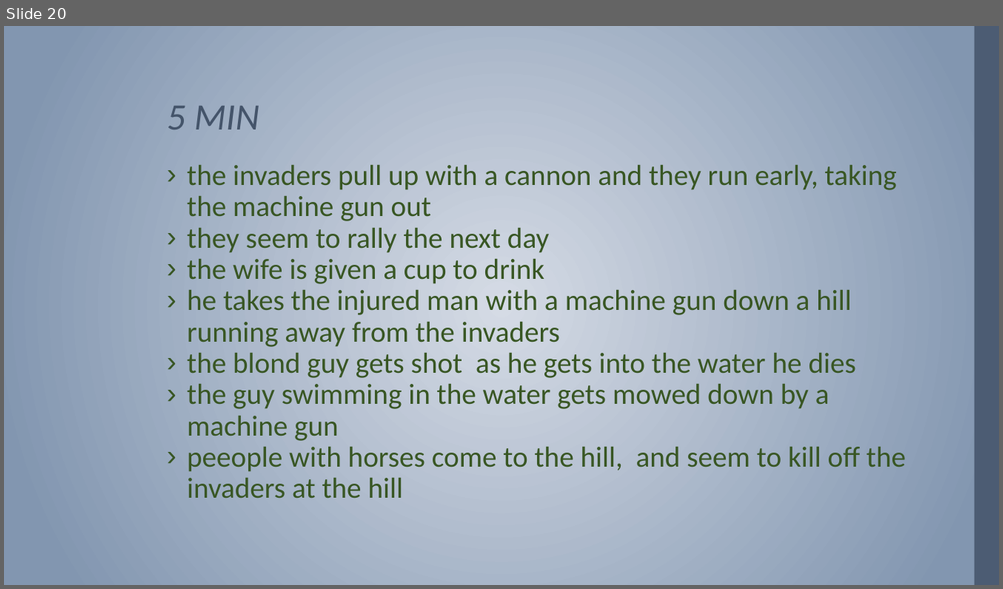
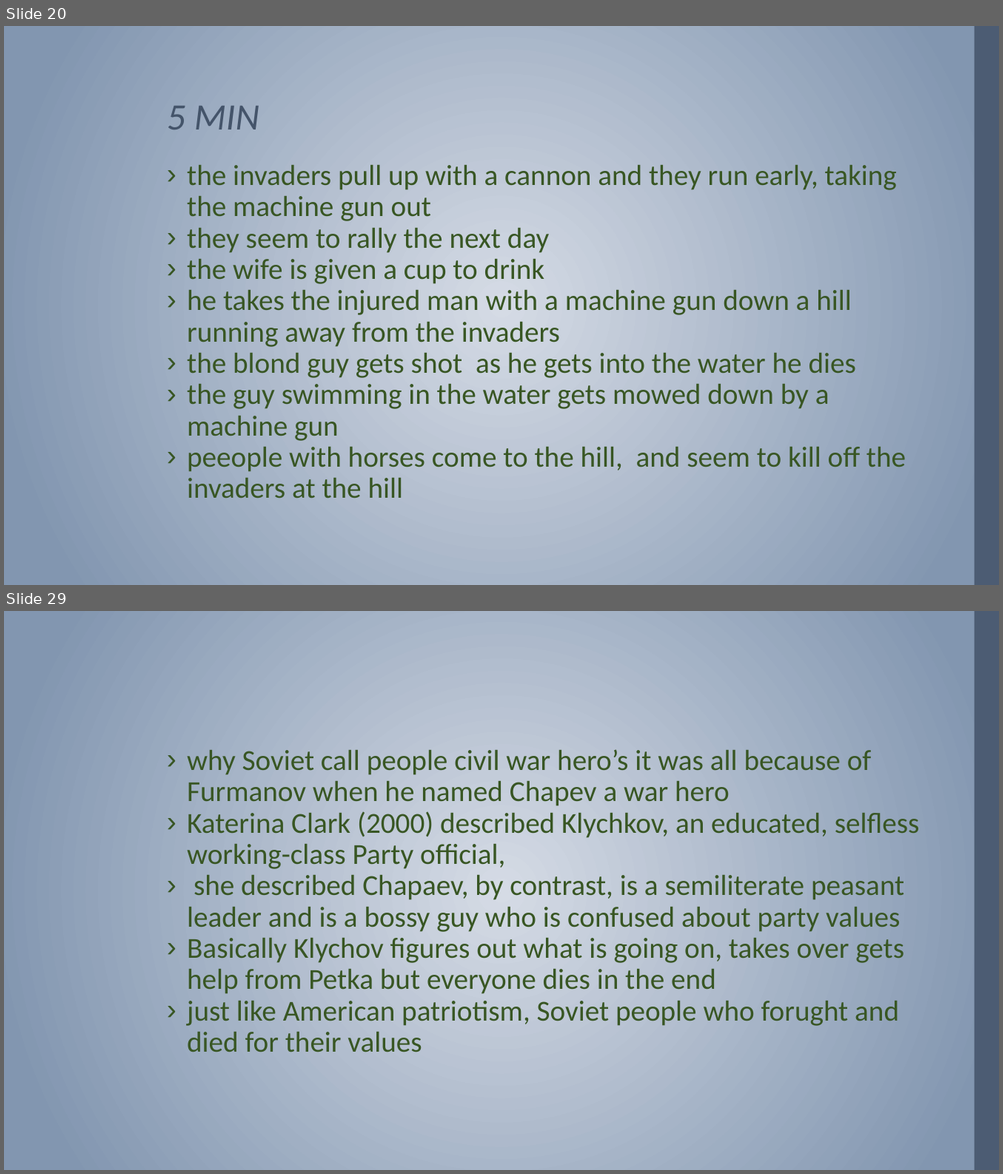
Before and after one commit to MichaelOdumosu57/Spring_2017, a slide deck: Spring 2017 Semester/Music or Arts/ARUS HW/14 ARUS HW/ARUS 280 HW #14.pptx. Shown one above the other, each under a label of ours: slide 20 before the commit, slides 20 and 29 after it; the slides between them are not shown. The pictures are 1003x589 and 1003x1174 pixels, drawn with LibreOffice and Linux fonts; fonts in the diff are those of the drawing; background and template pictures are left out. Boxes give left, top, right and bottom in pixels: in the first picture for what was removed or moved away, otherwise in the second. Text is boxed around its words. In the diff, an @@ line names an element or a change of style, - is before the commit and + after.

```diff
--- a/Spring 2017 Semester/Music or Arts/ARUS HW/14 ARUS HW/ARUS 280 HW #14.pptx
+++ b/Spring 2017 Semester/Music or Arts/ARUS HW/14 ARUS HW/ARUS 280 HW #14.pptx
@@ slide 29 added at (4,611,999,1170), background gradient #D5DBE5 to #8296B0; not listed: 1 template element that a slide beside it also shows @@
@@ text added at (187,749,919,1053), 28 pt, text #385623 @@
+› why Soviet call people civil war hero’s it was all because of Furmanov when he named Chapev a war hero
+› Katerina Clark (2000) described Klychkov, an educated, selfless working-class Party official,
+› she described Chapaev, by contrast, is a semiliterate peasant leader and is a bossy guy who is confused about party values
+› Basically Klychov figures out what is going on, takes over gets help from Petka but everyone dies in the end
+› just like American patriotism, Soviet people who forught and died for their values
```
Also in this commit, not shown: 8 other slides added.
